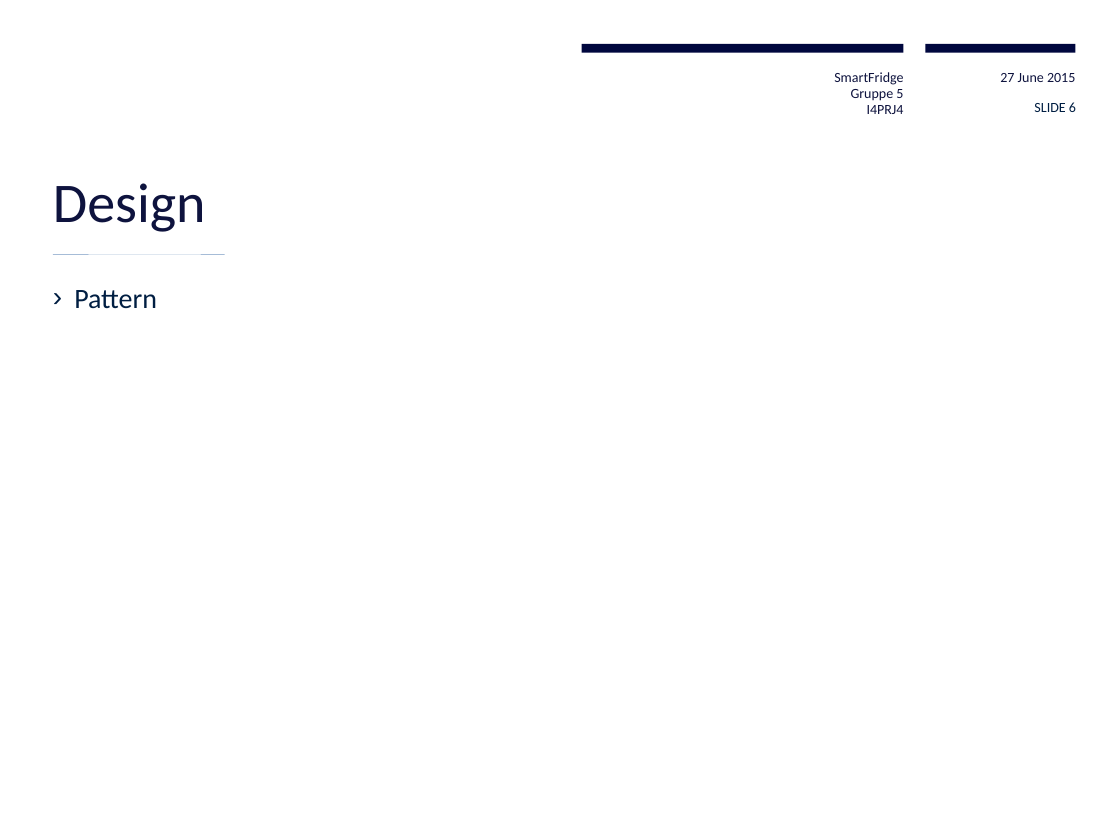
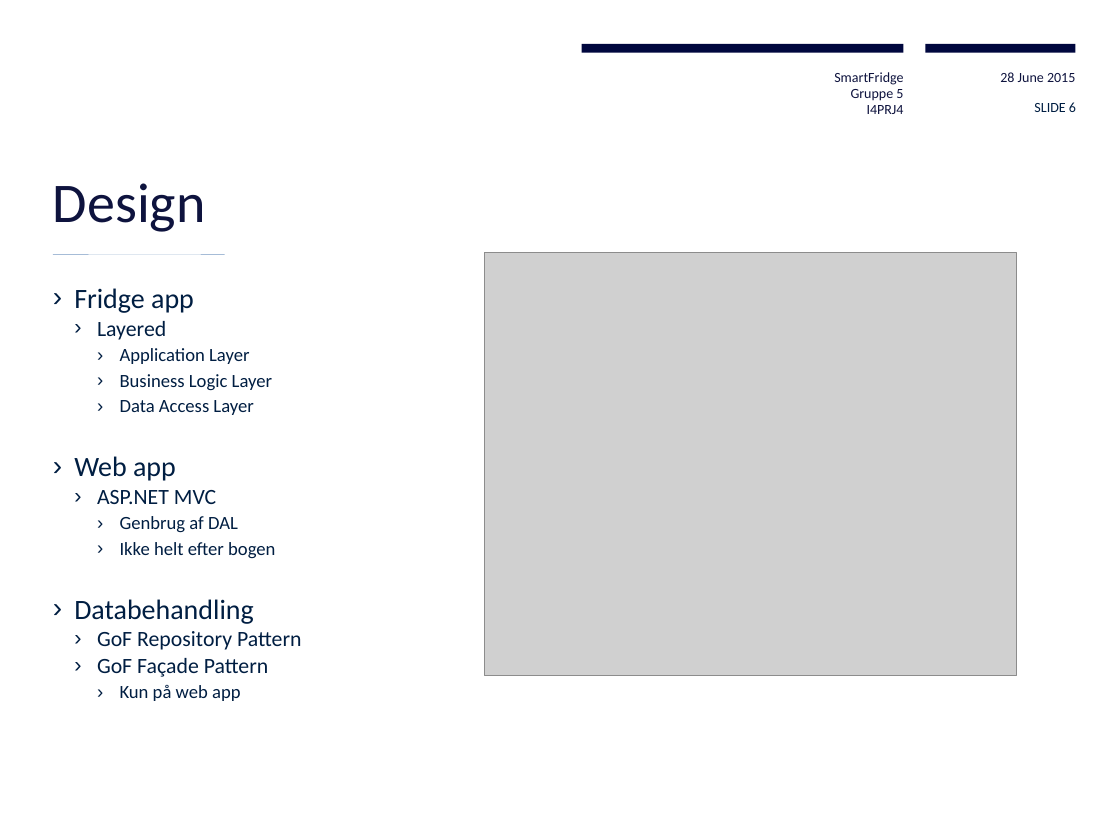
Before and after one commit to Ztuff/I4PRJ4, a slide deck: slide 6 of Fremlæggelse/SmartFridge fremlæggelse.pptx. Drawn at 1120x840 pixels with LibreOffice and Linux fonts; fonts in the diff are those of the drawing; grey boxes stand for pictures; background and template pictures are left out. Boxes give left, top, right and bottom in pixels: in the first picture for what was removed or moved away, otherwise in the second. Text is boxed around its words. In the diff, an @@ line names an element or a change of style, - is before the commit and + after.

```diff
--- a/Fremlæggelse/SmartFridge fremlæggelse.pptx
+++ b/Fremlæggelse/SmartFridge fremlæggelse.pptx
@@ text at (x1=1000, y1=72, x2=1075, y2=82): text changed @@
-27 June 2015
+28 June 2015
@@ picture added at (x1=485, y1=252, x2=1017, y2=675) @@
@@ text at (x1=74, y1=288, x2=302, y2=701): text changed; size 18 to 12 pt @@
-› Pattern
+› Fridge app
+  › Layered
+    › Application Layer
+    › Business Logic Layer
+    › Data Access Layer
+› Web app
+  › ASP.NET MVC
+    › Genbrug af DAL
+    › Ikke helt efter bogen
+› Databehandling
+  › GoF Repository Pattern
+  › GoF Façade Pattern
+    › Kun på web app
```
Also in this commit, not shown: 7 other slides changed.
